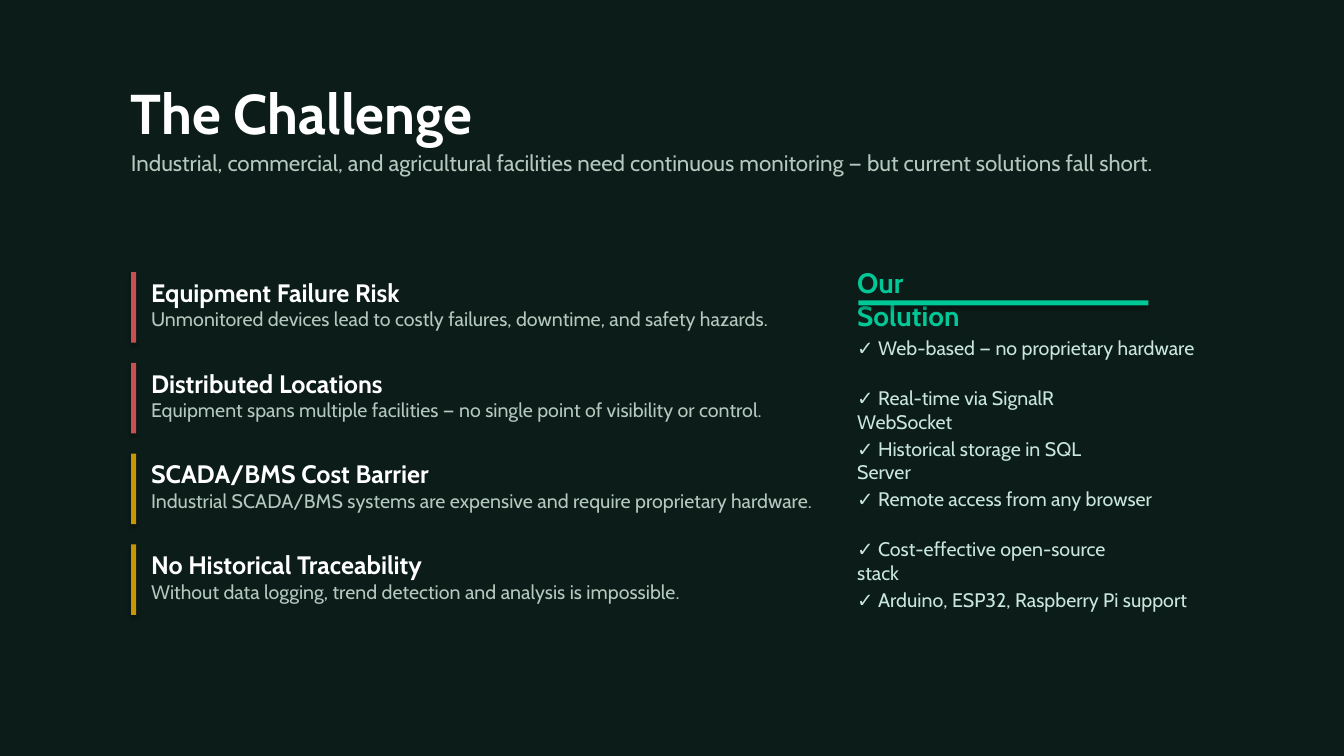
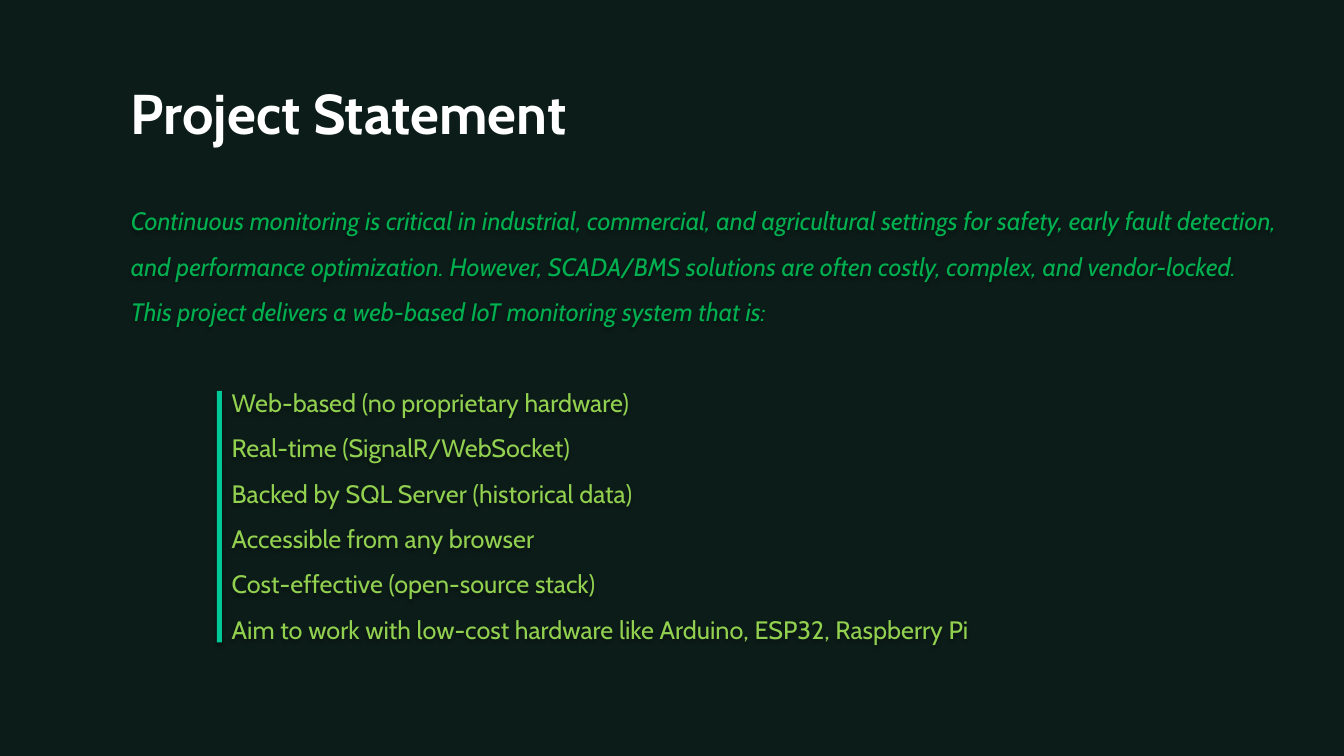
Before and after one commit to TranRTC/capstone_project, a slide deck: slide 3 of Capstone Project Presentation.pptx. Drawn at 1344x756 pixels with LibreOffice and Linux fonts; fonts in the diff are those of the drawing. Boxes give left, top, right and bottom in pixels: in the first picture for what was removed or moved away, otherwise in the second. Text is boxed around its words. In the diff, an @@ line names an element or a change of style, - is before the commit and + after.

```diff
--- a/Capstone Project Presentation.pptx
+++ b/Capstone Project Presentation.pptx
@@ text at <box>131,94,567,147</box>: text changed @@
-The Challenge
+Project Statement
@@ text removed at <box>131,154,1152,177</box> @@
-Industrial, commercial, and agricultural facilities need continuous monitoring — but current solutions fall short.
@@ text added at <box>131,211,1276,645</box>, 18 pt, text #00B050, italic @@
+Continuous monitoring is critical in industrial, commercial, and agricultural settings for safety, early fault detection, and performance optimization. However, SCADA/BMS solutions are often costly, complex, and vendor-locked. This project delivers a web-based IoT monitoring system that is:
+    Web-based (no proprietary hardware)
+    Real-time (SignalR/WebSocket)
+    Backed by SQL Server (historical data)
+    Accessible from any browser
+    Cost-effective (open-source stack)
+    Aim to work with low-cost hardware like Arduino, ESP32, Raspberry Pi
@@ rectangle removed at <box>131,272,136,343</box> @@
@@ text removed at <box>151,283,768,331</box> @@
-Equipment Failure Risk
-Unmonitored devices lead to costly failures, downtime, and safety hazards.
@@ text removed at <box>857,273,959,327</box> @@
-Our Solution
@@ rectangle removed at <box>858,300,1148,306</box> @@
@@ text removed at <box>878,340,1195,360</box> @@
-✓ Web-based — no proprietary hardware
@@ rectangle removed at <box>131,363,136,434</box> @@
@@ text removed at <box>151,374,762,422</box> @@
-Distributed Locations
-Equipment spans multiple facilities — no single point of visibility or control.
@@ rectangle added at <box>217,391,222,642</box>, fill #00C896 @@
@@ text removed at <box>857,390,1054,430</box> @@
-✓ Real-time via SignalR WebSocket
@@ text removed at <box>857,441,1081,480</box> @@
-✓ Historical storage in SQL Server
@@ rectangle removed at <box>131,454,136,524</box> @@
@@ text removed at <box>151,465,812,513</box> @@
-SCADA/BMS Cost Barrier
-Industrial SCADA/BMS systems are expensive and require proprietary hardware.
@@ text removed at <box>878,491,1152,511</box> @@
-✓ Remote access from any browser
@@ rectangle removed at <box>131,544,136,615</box> @@
@@ text removed at <box>151,555,679,604</box> @@
-No Historical Traceability
-Without data logging, trend detection and analysis is impossible.
@@ text removed at <box>857,541,1105,580</box> @@
-✓ Cost-effective open-source stack
@@ text removed at <box>878,592,1187,612</box> @@
-✓ Arduino, ESP32, Raspberry Pi support
```
Also in this commit, not shown: 5 other slides changed.
